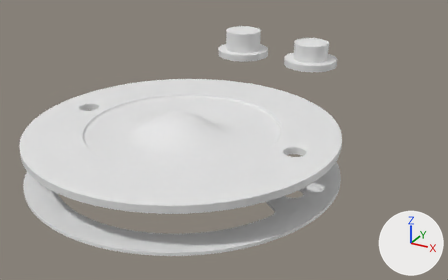
One commit to the Blender file blender/junction_box_cover.blend: the scene before it, then after it.
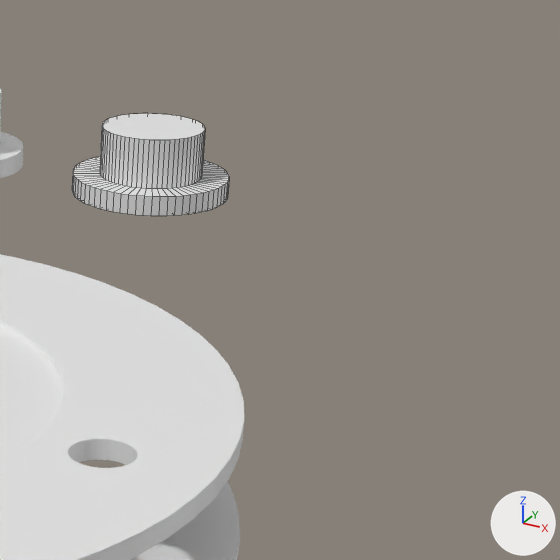
Each version is shown whole from a 50 mm camera at (0.0659, -0.102, 0.0508) aimed at (-0.0008, 0.0193, -0.0099), then close up on the part from 58% to 100% of the width and 0% to 67% of the height. Arrows for +X, +Y and +Z are at lower right; the lights stay in place. The last two pictures show the newer version. The close-ups show mesh edges as thin lines.

Names of what the first close-up shows: 'cable_bung_10mm_diameter', 'cable_bung_11mm_diameter', 'cover', 'gasket'.
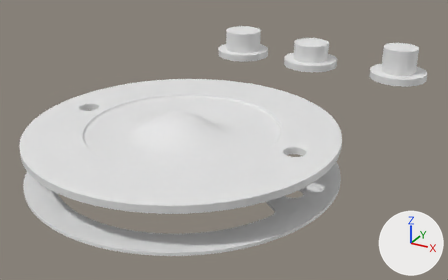
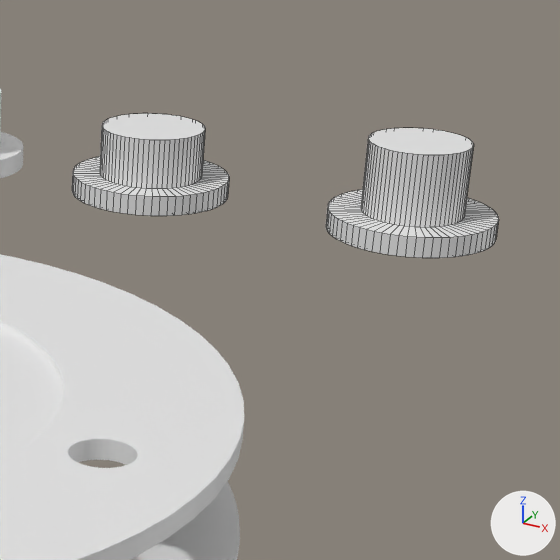
The change in detail:
Mesh me_cylinder_003 is new.
It has 320 vertices, 258 faces and spans x -0.008..0.008, y -0.008..0.008, z -0.004..0.005.
Object 'cable_bung_9mm_diameter' (ob_cable_bung_9mm_diameter) is new; it shows me_cylinder_003.
Its location is (0.02699, 0.07318, 0.0).
Its rotation in degrees is (0, 180, 0).

Changed parts and their boxes (x1, y1, x2, y2) in the close-ups (560 x 560 px):
'cable_bung_9mm_diameter', added: after (326, 128, 499, 258)
